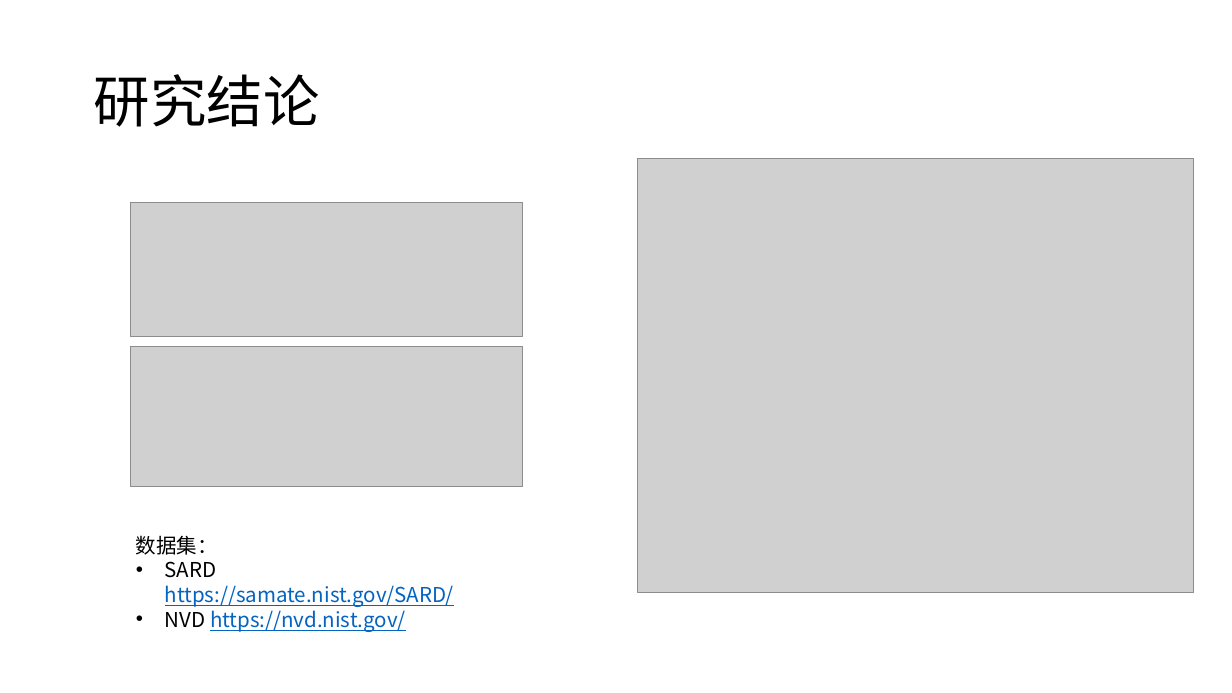
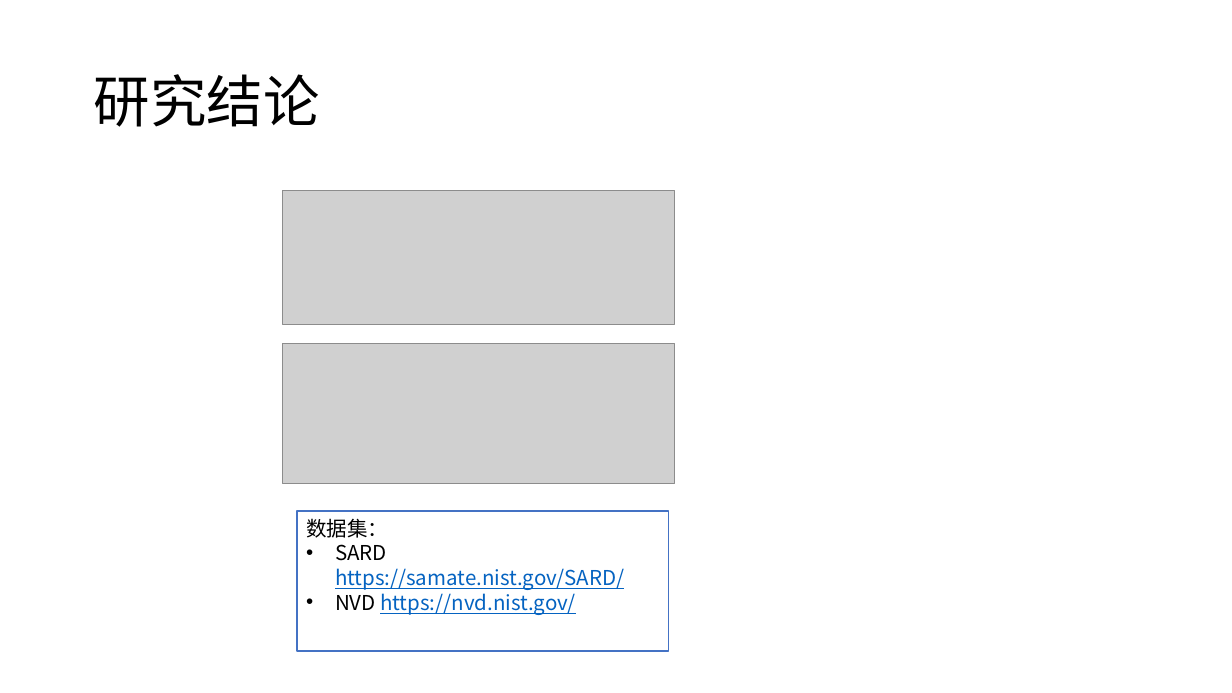
Before and after one commit to kevinva/paperReport, a slide deck: slide 8 of presentation/hezhi_vuldeepecker_sysevr.pptx (slide 9 before the commit). Drawn at 1232x693 pixels with LibreOffice and Linux fonts; fonts in the diff are those of the drawing; grey boxes stand for pictures. Boxes give left, top, right and bottom in pixels: in the first picture for what was removed or moved away, otherwise in the second. Text is boxed around its words. In the diff, an @@ line names an element or a change of style, - is before the commit and + after.

```diff
--- a/presentation/hezhi_vuldeepecker_sysevr.pptx
+++ b/presentation/hezhi_vuldeepecker_sysevr.pptx
@@ picture removed at (638, 158, 1193, 592) @@
@@ picture: place and size @@
-picture at (130, 202, 523, 336)
+picture at (282, 190, 675, 324)
@@ picture: place and size @@
-picture at (130, 347, 523, 487)
+picture at (282, 344, 675, 484)
@@ rectangle "数据集：": place and size @@
-rectangle "数据集：" at (136, 535, 454, 632)
+rectangle "数据集：" at (298, 511, 669, 651)
@@ rectangle "数据集：" at (298, 511, 669, 651): outline none to #4472C4 1 pt @@
```
Also in this commit, not shown: 5 other slides changed, 1 slide added, 1 other file.
